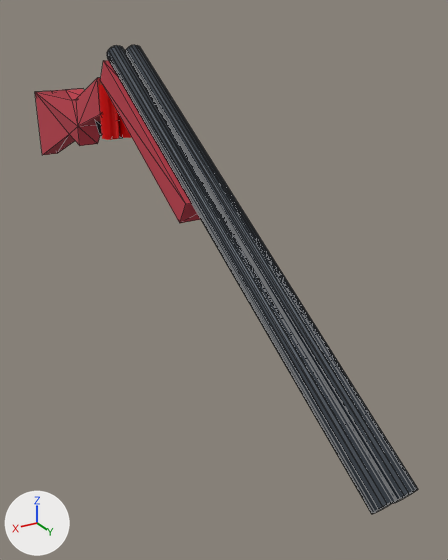
What one commit did to the OBJ model data/weapon-shotgun/double-barreled-shotgun0024.obj.
One viewpoint serves both versions: a 50 mm lens placed at (1.23, 2.69, 0.32), pointed at (-0.22, 0.27, -0.89). Lighting does not change. The marker at lower left points along +X, +Y and +Z. Mesh edges are drawn as thin lines on the coarser meshes. Where no turn or scale is listed for an object, it has been applied to the vertices.

Names of what the first picture shows: 'foreGrip', 'leftBarrel', 'rearStock', 'rightBarrel', 'shellPlastic2'.
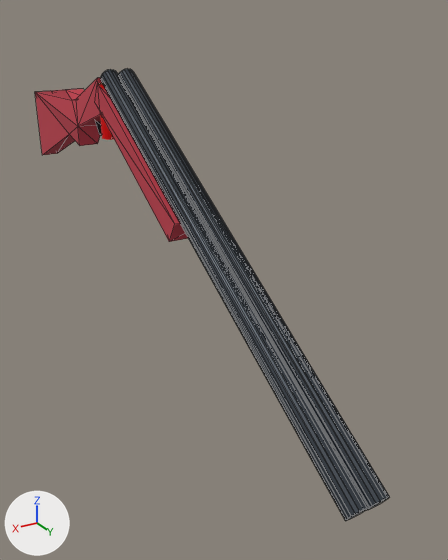
The newer file is also turned or shifted as a whole; pictures and numbers use the older file's frame.

Changed parts and their boxes (x1, y1, x2, y2) in the pictures (448 x 560 px):
'rightBarrel', mesh moved
    before: (107, 45, 397, 514)
    after: (101, 69, 369, 521)
'leftBarrel', mesh moved
    before: (125, 45, 418, 503)
    after: (118, 69, 389, 510)
'foreGrip', mesh moved
    before: (100, 61, 201, 223)
    after: (95, 84, 188, 242)

The change in detail:
me_foregrip has 8 vertices, 12 faces and spans x -0.102..0.102, y -0.376..0.506, z -0.49..0.115.
me_foregrip is used by ob_foregrip; location (0.0, 0.0, 0.0).
me_foregrip part 1: the whole mesh is moved by (0.0, -0.107, -0.116).
me_leftbarrel has 36 vertices, 68 faces and spans x -0.09..0.0, y -0.32..1.7, z -1.11..0.18.
me_leftbarrel is used by ob_leftbarrel; location (0.0, 0.0, 0.0).
me_leftbarrel part 2: the whole mesh is moved by (0.0, -0.11, -0.12).
me_rightbarrel has 36 vertices, 68 faces and spans x 0.0..0.09, y -0.32..1.7, z -1.11..0.18.
me_rightbarrel is used by ob_rightbarrel; location (0.0, 0.0, 0.0).
me_rightbarrel part 3: the whole mesh is moved by (0.0, -0.11, -0.12).
